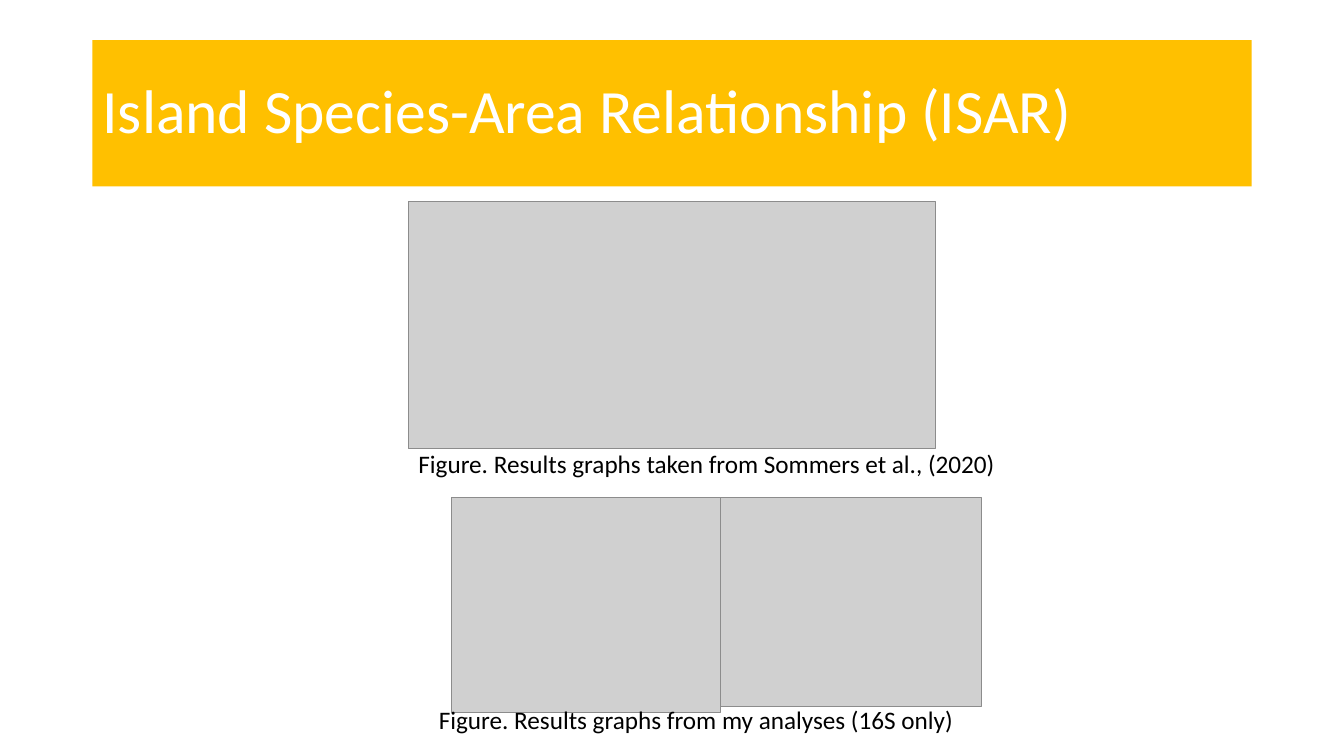
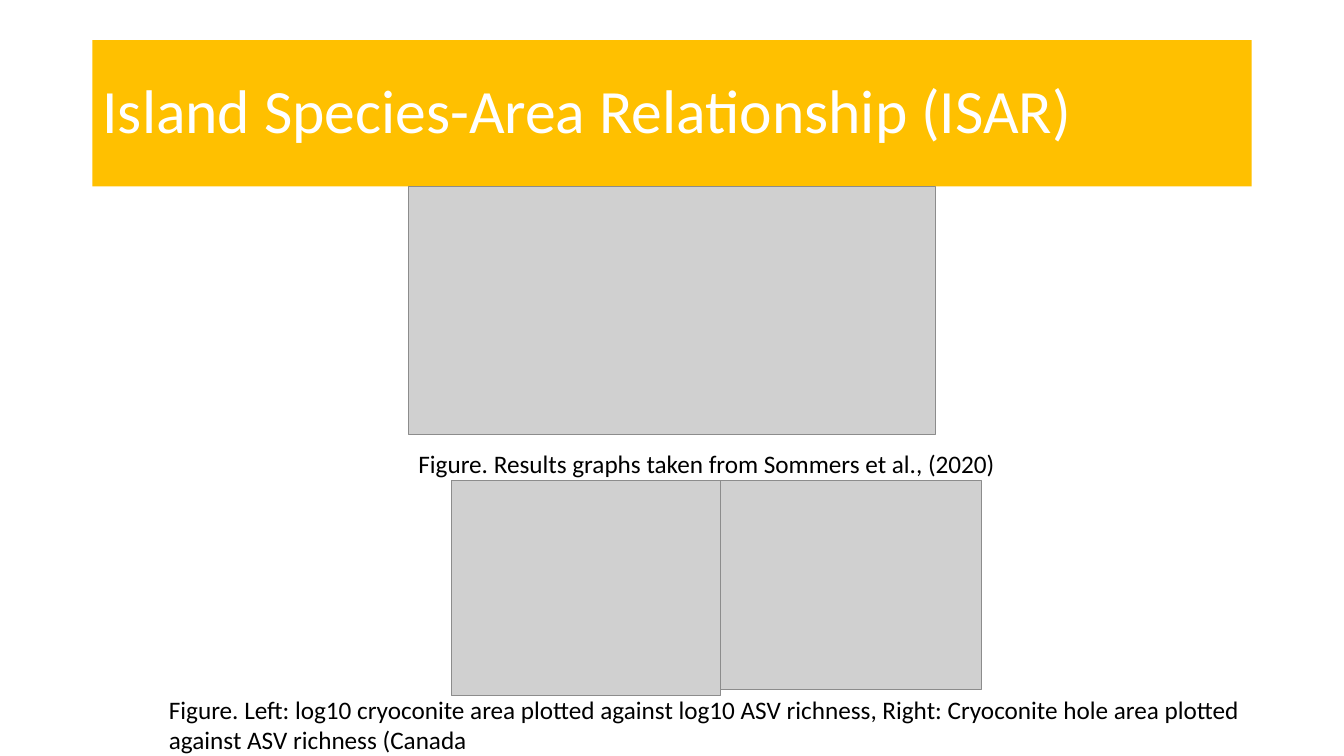
Before and after one commit to amysolman/PhD, a slide deck: slide 15 of Projects/Chapter1/community-assembly-edit.pptx. Drawn at 1344x756 pixels with LibreOffice and Linux fonts; fonts in the diff are those of the drawing; grey boxes stand for pictures. Boxes give left, top, right and bottom in pixels: in the first picture for what was removed or moved away, otherwise in the second. Text is boxed around its words. In the diff, an @@ line names an element or a change of style, - is before the commit and + after.

```diff
--- a/Projects/Chapter1/community-assembly-edit.pptx
+++ b/Projects/Chapter1/community-assembly-edit.pptx
@@ 3 pictures: place and size @@
-3 pictures at bbox=[408, 202, 982, 712]
+3 pictures at bbox=[408, 187, 982, 696]
@@ text at bbox=[169, 701, 1239, 754]: text changed @@
-Figure. Results graphs from my analyses (16S only)
+Figure. Left: log10 cryoconite area plotted against log10 ASV richness, Right: Cryoconite hole area plotted against ASV richness (Canada
```
Also in this commit, not shown: 2 other slides changed, 16 other files.
